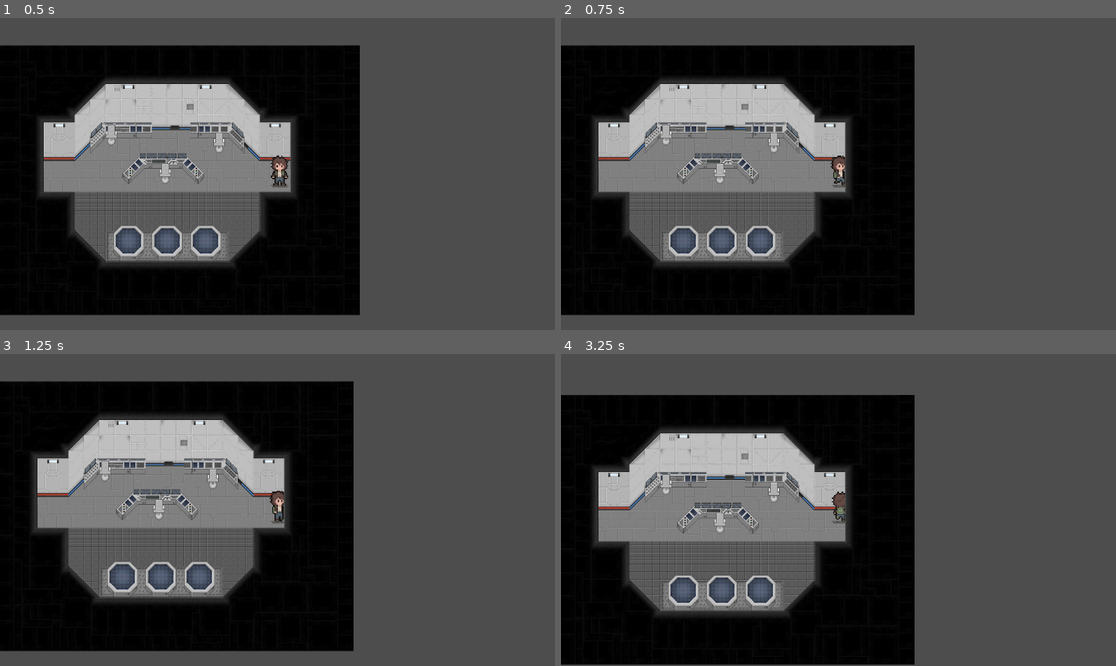
Above: before the commit, frames 1-4 (two rows, left to right).
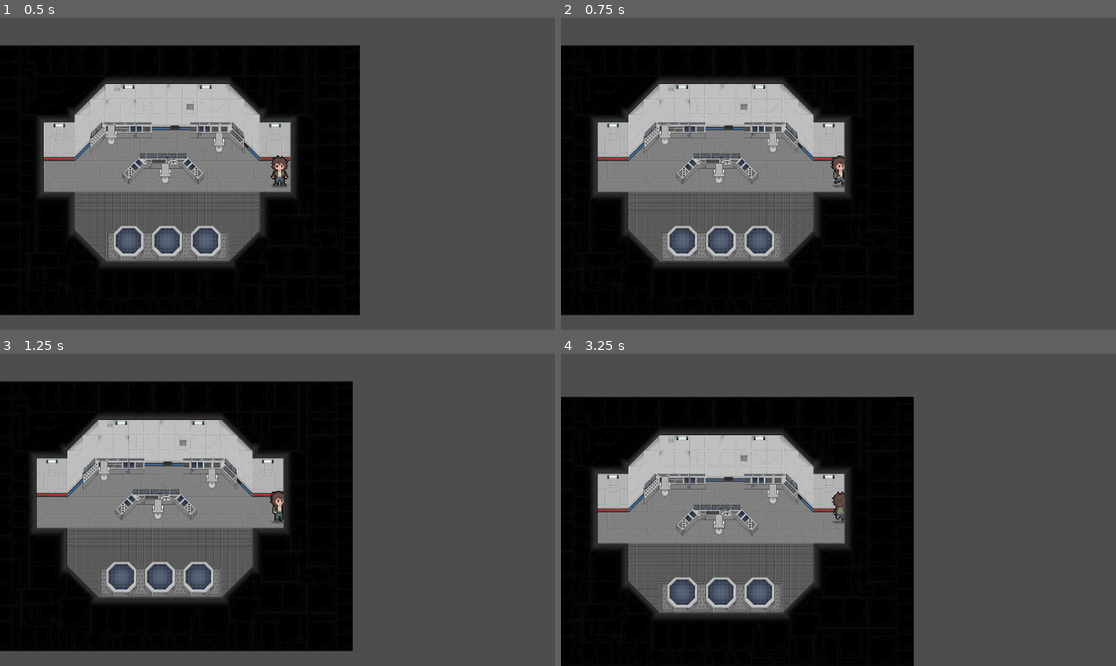
Above: after the commit, the same moments.

Repository: AnduBade02/NexFerre2DGame
Game: Godot game, scene res://Chapter3.tscn
Two runs of this game, one before a commit and one after it. Both use one fixed random seed, a clock stepped at 60 frames per second and the inputs below.
Inputs:
- Up to frame 1 (0.5 s): no input
- Up to frame 2 (0.75 s): tap Enter (ui_accept) at 0.5 s; hold Right (ui_right) from 0.53 s (still down); tap E (attack) at 0.6 s
- Up to frame 3 (1.25 s): keep holding Right (ui_right); tap Enter (ui_accept) at 0.77 s
- Up to frame 4 (3.25 s): release Right (ui_right) at 1.28 s; hold Down (ui_down) 1.28-2.03 s; tap E (attack) at 1.35, 2.3, 2.85 s; tap Enter (ui_accept) at 1.52, 3.02 s; hold Right (ui_right) 2.03-2.78 s; hold Shift (sprint) 2.03-2.78 s; hold Up (ui_up) from 2.78 s (still down)

Frame 1 is identical in both runs. In frame 2, 2.1% of the frame differs, in the area x 6-64%, y 8-96%; in frame 3, 2.1%; in frame 4, 5.4%, in the area x 0-64%, y 13-100%.

Commit message:
added death screen and began collectible class

Diff:
--- /dev/null
+++ b/gamejam-hackaton/Scripts/collectible.gd
@@ -0,0 +1,11 @@
+extends Area2D
+
+@export var note_text: String  # Textul care va apărea pe foaie
+
+func _on_area_entered(area):
+	if area.name == "Player":
+		var ui = get_tree().root.get_node("NoteUI")  # adaptează calea după scena ta
+		ui.visible = true
+		ui.get_node("Panel/RichTextLabel").text = note_text
+		get_tree().paused = true  # opțional, oprește jocul cât timp citești
+		queue_free()
--- /dev/null
+++ b/gamejam-hackaton/Scripts/death_screen.gd
@@ -0,0 +1,25 @@
+extends CanvasLayer
+
+@export var main_menu_scene: PackedScene
+
+func _ready():
+	set_process_mode(Node.PROCESS_MODE_ALWAYS)
+	visible = false
+
+	$Panel/VBoxContainer/ResetButton.pressed.connect(reset_level)
+	$Panel/VBoxContainer/MenuButton.pressed.connect(go_to_main_menu)
+
+func show_death():
+	visible = true
+	get_tree().paused = true
+
+func reset_level():
+	visible = false
+	get_tree().paused = false
+	await get_tree().create_timer(0.01).timeout
+	get_tree().reload_current_scene()
+
+func go_to_main_menu():
+	get_tree().paused = false
+	visible = false
+	get_tree().change_scene_to_file("res://start_menu.tscn")
--- /dev/null
+++ b/gamejam-hackaton/Scripts/note_ui.gd
@@ -0,0 +1,9 @@
+extends CanvasLayer
+
+func _ready():
+	visible = false
+
+func _input(event):
+	if visible and event.is_action_pressed("ui_cancel"):  # ESC implicit
+		visible = false
+		get_tree().paused = false
--- a/gamejam-hackaton/chapter_1.gd
+++ b/gamejam-hackaton/chapter_1.gd
@@ -1,8 +1,10 @@
+
 
 extends Node2D
 
 # Factor de scală al zonei exterioare (ex: 1.5 = 50% mai mare)
 @export var outside_scale: float = 2.0
+
 
 @onready var ground := $TileMapGround
 @onready var obstacles := $TileMapObstacles
@@ -15,6 +17,10 @@
 
 # Raza cercului în care nu vrem pereți sau apă (rămâne ca la tine)
 @export var restricted_radius: float = 20.0
+
+@export var zombie_scene: PackedScene
+@export var zombie_count: int = 100
+@export var zombie_min_spawn_distance: float = 20.0
 
 # Harta principală (zona normală)
 var map_data: Array = []
@@ -64,6 +70,7 @@
 	place_water_prefabs()
 	place_wall_prefabs()
 	create_level_boundaries()
+	spawn_zombies()
 
 # ----------------------------------------------------------------------------
 # GENEREAZĂ HARTA PRINCIPALĂ (map_data) - EXACT CA ÎN SCRIPTUL TĂU
@@ -266,3 +273,29 @@
 					inst.position = Vector2(x,y)*16
 					inst.z_index=1
 					add_child(inst)
+
+func spawn_zombies():
+	var center = Vector2(big_width / 2, big_height / 2) * 16
+	var spawned = 0
+	var attempts = 0
+	var max_attempts = 500
+
+	while spawned < zombie_count and attempts < max_attempts:
+		attempts += 1
+
+		var x = randi() % big_width
+		var y = randi() % big_height
+
+		if big_map_data[x][y] != 0:
+			continue  # doar pe podea
+
+		var world_pos = Vector2(x, y) * 16
+
+		if world_pos.distance_to(center) < zombie_min_spawn_distance * 16:
+			continue  # prea aproape de spawn
+
+		var zombie = zombie_scene.instantiate()
+		zombie.position = world_pos
+		add_child(zombie)
+
+		spawned += 1
--- a/gamejam-hackaton/chapter_1.tscn
+++ b/gamejam-hackaton/chapter_1.tscn
@@ -8026,4 +8026,4 @@
 [node name="andubadescu" parent="." instance=ExtResource("4_345w4")]
 z_index = 100
 z_as_relative = false
-position = Vector2(1407, 895)
+position = Vector2(1195, 819)
--- /dev/null
+++ b/gamejam-hackaton/collectible.tscn
@@ -0,0 +1,19 @@
+[gd_scene load_steps=4 format=3 uid="uid://dxdkcnn77yte7"]
+
+[ext_resource type="Script" uid="uid://da3a838i5pxju" path="res://Scripts/collectible.gd" id="1_8orai"]
+[ext_resource type="Texture2D" uid="uid://cu4w1a6f3hhrl" path="res://Assets/map.png" id="1_rd2yi"]
+
+[sub_resource type="RectangleShape2D" id="RectangleShape2D_8orai"]
+size = Vector2(233.906, 136.634)
+
+[node name="Area2D" type="Area2D"]
+script = ExtResource("1_8orai")
+
+[node name="Sprite2D" type="Sprite2D" parent="."]
+texture = ExtResource("1_rd2yi")
+
+[node name="CollisionShape2D" type="CollisionShape2D" parent="."]
+position = Vector2(8, 3)
+rotation = -0.715473
+scale = Vector2(0.632569, 0.788515)
+shape = SubResource("RectangleShape2D_8orai")
--- /dev/null
+++ b/gamejam-hackaton/death_screen.tscn
@@ -0,0 +1,70 @@
+[gd_scene load_steps=7 format=3 uid="uid://dwx3i483m3dwb"]
+
+[ext_resource type="Script" uid="uid://cng482h64cie6" path="res://Scripts/death_screen.gd" id="1_6bi5g"]
+[ext_resource type="Texture2D" uid="uid://cro66s4rckr81" path="res://Assets/background-assets/deathscreen.png" id="2_6bi5g"]
+[ext_resource type="FontFile" uid="uid://c8p3km8sqnn1t" path="res://Assets/background-assets/apocalypse fax.ttf" id="3_hhlqb"]
+
+[sub_resource type="StyleBoxTexture" id="StyleBoxTexture_d3xb4"]
+texture = ExtResource("2_6bi5g")
+
+[sub_resource type="StyleBoxFlat" id="StyleBoxFlat_e8sti"]
+bg_color = Color(0, 0, 0, 0)
+
+[sub_resource type="StyleBoxFlat" id="StyleBoxFlat_q2yj1"]
+bg_color = Color(0, 0, 0, 0)
+
+[node name="death_screen" type="CanvasLayer"]
+script = ExtResource("1_6bi5g")
+
+[node name="Panel" type="Panel" parent="."]
+anchors_preset = 15
+anchor_right = 1.0
+anchor_bottom = 1.0
+grow_horizontal = 2
+grow_vertical = 2
+theme_override_styles/panel = SubResource("StyleBoxTexture_d3xb4")
+
+[node name="VBoxContainer" type="VBoxContainer" parent="Panel"]
+layout_mode = 1
+anchors_preset = 5
+anchor_left = 0.5
+anchor_right = 0.5
+offset_left = -90.0
+offset_right = 90.0
+offset_bottom = 76.0
+grow_horizontal = 2
+alignment = 1
+
+[node name="ResetButton" type="Button" parent="Panel/VBoxContainer"]
+layout_mode = 2
+theme_override_fonts/font = ExtResource("3_hhlqb")
+theme_override_font_sizes/font_size = 80
+theme_override_styles/normal = SubResource("StyleBoxFlat_e8sti")
+text = "Reset Chapter"
+
+[node name="MenuButton" type="Button" parent="Panel/VBoxContainer"]
+layout_mode = 2
+theme_override_fonts/font = ExtResource("3_hhlqb")
+theme_override_font_sizes/font_size = 80
+theme_override_styles/normal = SubResource("StyleBoxFlat_q2yj1")
+text = "Main Menu"
+
+[node name="MenuContainer2" type="VBoxContainer" parent="Panel"]
+layout_mode = 1
+anchors_preset = 2
+anchor_top = 1.0
+anchor_bottom = 1.0
+offset_top = -296.0
+offset_right = 494.0
+grow_vertical = 0
+
+[node name="LeftTextLabel" type="Label" parent="Panel/MenuContainer2"]
+layout_mode = 2
+theme_override_colors/font_color = Color(0.46, 0.46, 0.46, 1)
+theme_override_colors/font_shadow_color = Color(0.658824, 0.658824, 0.658824, 1)
+theme_override_fonts/font = ExtResource("3_hhlqb")
+theme_override_font_sizes/font_size = 80
+text = " Some memories are
+ buried for a reason
+~ Death Bringer..."
+horizontal_alignment = 1
--- a/gamejam-hackaton/movement_tracking.gd
+++ b/gamejam-hackaton/movement_tracking.gd
@@ -16,7 +16,7 @@
 @onready var anim_sprite: AnimatedSprite2D = $AnimatedSprite2D
 @onready var attack_area: Area2D = $AttackArea
 @onready var proximity_area: Area2D = $Proximity_Area
-@onready var vision_cone: Area2D = $VisionCone
+
 
 func _ready():
 	randomize()
@@ -35,15 +35,14 @@
 		velocity = to_player * chase_speed
 
 		update_direction_toward_player()
-		update_attack_area_position()
+
 
 		if can_attack_player:
 			if is_player_in_attack_area():
 				attack_player()
 			elif is_player_in_range():
 				missed_attack()
-	else:
-		update_attack_area_position()
+
 
 	move_and_slide()
 	update_animation()
@@ -110,14 +109,7 @@
 	else:
 		current_direction = "front" if to_player.y > 0 else "back"
 
-func update_attack_area_position():
-	var offset := Vector2.ZERO
-	match current_direction:
-		"front": offset = Vector2(-55, 0)
-		"back": offset = Vector2(-55, -30)
-		"left": offset = Vector2(-90, 0)
-		"right": offset = Vector2(-20, 0)
-	attack_area.position = offset
+
 
 
 func attack_player():
@@ -157,7 +149,6 @@
 	set_physics_process(false)
 	proximity_area.monitoring = false
 	attack_area.monitoring = false
-	vision_cone.monitoring = false
 	await anim_sprite.animation_finished
 	await get_tree().create_timer(3.0).timeout
 	queue_free()
--- /dev/null
+++ b/gamejam-hackaton/note_ui.tscn
@@ -0,0 +1,36 @@
+[gd_scene load_steps=3 format=3 uid="uid://q5m685hypx7t"]
+
+[ext_resource type="Script" uid="uid://cphn28fr6fn3y" path="res://Scripts/note_ui.gd" id="1_dm76p"]
+[ext_resource type="Texture2D" uid="uid://csbfeqjlms465" path="res://Assets/old_paper.jpg" id="2_8b3qq"]
+
+[node name="NoteUI" type="CanvasLayer"]
+script = ExtResource("1_dm76p")
+
+[node name="Panel" type="Panel" parent="."]
+offset_right = 979.0
+offset_bottom = 836.0
+
+[node name="TextureRect" type="TextureRect" parent="Panel"]
+layout_mode = 0
+offset_right = 976.0
+offset_bottom = 838.0
+texture = ExtResource("2_8b3qq")
+
+[node name="Label" type="Label" parent="Panel"]
+layout_mode = 0
+offset_left = 52.0
+offset_top = 773.0
+offset_right = 180.0
+offset_bottom = 825.0
+text = "press esc to exit"
+
+[node name="Button" type="Button" parent="Panel"]
+z_index = 2
+layout_mode = 1
+anchors_preset = -1
+anchor_right = 0.5
+anchor_bottom = 0.5
+offset_left = 8.0
+offset_top = 728.0
+offset_right = -253.5
+offset_bottom = 418.0
--- a/gamejam-hackaton/player.gd
+++ b/gamejam-hackaton/player.gd
@@ -60,8 +60,11 @@
 
 	await get_tree().create_timer(0.1).timeout
 	for body in attack_area.get_overlapping_bodies():
-		if body and body.is_in_group("zombie") and body.has_method("die") and is_facing(body.global_position):
+		print("Detectat:", body)
+		if body and body.is_in_group("zombie") and body.has_method("die"):
+			print("Omorâm:", body)
 			body.die()
+
 
 	await get_tree().create_timer(attack_cooldown).timeout
 	can_attack = true
@@ -80,6 +83,8 @@
 	velocity = Vector2.ZERO
 	anim_sprite.play("death" + current_direction)
 	set_physics_process(false)
+	await get_tree().create_timer(3.0).timeout
+	DeathScreen.show_death()
 
 func play_walk_animation() -> void:
 	anim_sprite.play("walk" + current_direction)
@@ -92,8 +97,3 @@
 		current_direction = "-right" if dir.x > 0 else "-left"
 	else:
 		current_direction = "-back" if dir.y < 0 else "-front"
-
-func is_facing(target_pos: Vector2) -> bool:
-	var to_target = (target_pos - global_position).normalized()
-	var dot = direction.dot(to_target)
-	return dot > 0.7
--- a/gamejam-hackaton/player.tscn
+++ b/gamejam-hackaton/player.tscn
@@ -482,8 +482,8 @@
 }]
 
 [sub_resource type="CapsuleShape2D" id="CapsuleShape2D_sweqy"]
-radius = 6.0
-height = 28.0
+radius = 10.9926
+height = 21.9851
 
 [sub_resource type="CircleShape2D" id="CircleShape2D_sweqy"]
 radius = 109.814
@@ -500,7 +500,7 @@
 [node name="CollisionShape2D" type="CollisionShape2D" parent="."]
 y_sort_enabled = true
 position = Vector2(5, 28)
-rotation = 1.5708
+rotation = 3.11925
 shape = SubResource("CapsuleShape2D_sweqy")
 
 [node name="Camera2D" type="Camera2D" parent="."]
@@ -512,5 +512,5 @@
 collision_mask = 2
 
 [node name="CollisionShape2D" type="CollisionShape2D" parent="AttackArea"]
-position = Vector2(-80.1542, -17.7261)
+position = Vector2(-79.2, -11.4698)
 shape = SubResource("CircleShape2D_sweqy")
--- a/gamejam-hackaton/project.godot
+++ b/gamejam-hackaton/project.godot
@@ -18,6 +18,7 @@
 [autoload]
 
 PauseMenu="*res://pause_menu.tscn"
+DeathScreen="*res://death_screen.tscn"
 
 [input]
 
--- a/gamejam-hackaton/zombie.tscn
+++ b/gamejam-hackaton/zombie.tscn
@@ -846,14 +846,15 @@
 }]
 
 [sub_resource type="CapsuleShape2D" id="CapsuleShape2D_7nqyo"]
-radius = 6.66667
-height = 20.0
+radius = 3.33333
+height = 6.66667
 
 [sub_resource type="CircleShape2D" id="CircleShape2D_7nqyo"]
 radius = 133.135
 
-[sub_resource type="CircleShape2D" id="CircleShape2D_lnshm"]
-radius = 20.0
+[sub_resource type="CapsuleShape2D" id="CapsuleShape2D_lnshm"]
+radius = 16.0
+height = 76.0
 
 [node name="zombie" type="CharacterBody2D" groups=["zombie"]]
 collision_layer = 2
@@ -866,18 +867,19 @@
 animation = &"attack-right"
 
 [node name="CollisionShape2D" type="CollisionShape2D" parent="."]
-position = Vector2(-1, 5)
+position = Vector2(0, 17)
 scale = Vector2(3, 3)
 shape = SubResource("CapsuleShape2D_7nqyo")
 
 [node name="Proximity_Area" type="Area2D" parent="."]
 
 [node name="CollisionShape2D" type="CollisionShape2D" parent="Proximity_Area"]
-position = Vector2(0, -1)
+position = Vector2(5, -12)
 shape = SubResource("CircleShape2D_7nqyo")
 
 [node name="AttackArea" type="Area2D" parent="."]
+position = Vector2(2, 5)
 
 [node name="CollisionShape2D" type="CollisionShape2D" parent="AttackArea"]
-position = Vector2(54, -20)
-shape = SubResource("CircleShape2D_lnshm")
+position = Vector2(3, -17)
+shape = SubResource("CapsuleShape2D_lnshm")
Binary file added: gamejam-hackaton/Assets/background-assets/deathscreen.png
Not shown, added: gamejam-hackaton/Assets/background-assets/deathscreen.png.import
Binary file added: gamejam-hackaton/Assets/map.png
Not shown, added: gamejam-hackaton/Assets/map.png.import
Binary file added: gamejam-hackaton/Assets/old_paper.jpg
Not shown, added: gamejam-hackaton/Assets/old_paper.jpg.import
Not shown, changed: gamejam-hackaton/Chapter0.tscn
Not shown, added: gamejam-hackaton/Scripts/collectible.gd.uid
Not shown, added: gamejam-hackaton/Scripts/death_screen.gd.uid
Not shown, added: gamejam-hackaton/Scripts/note_ui.gd.uid
